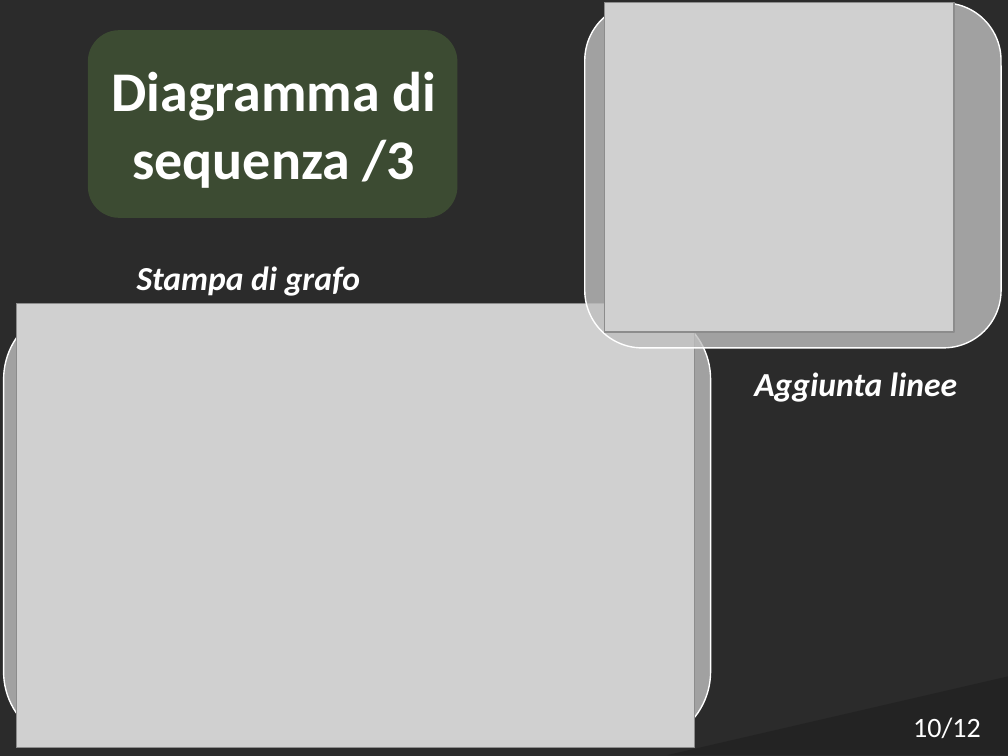
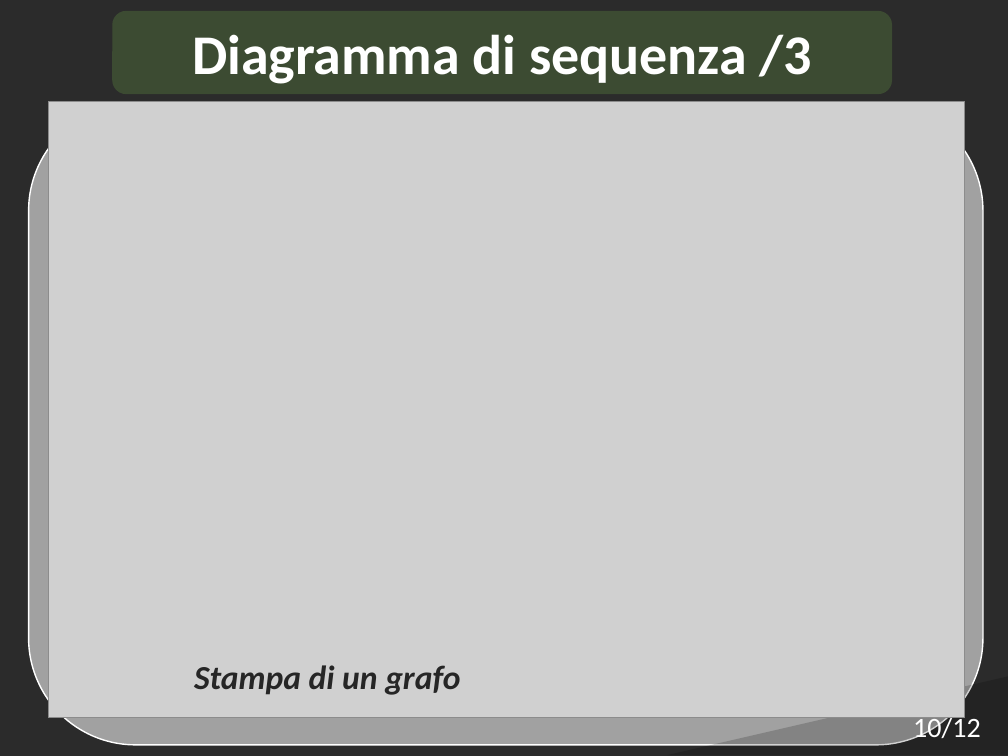
Before and after one commit to Italiaracerx/progettoSWE, a slide deck: slide 10 of Presentazioni/Presentazioni PB/Presentazione PB.pptx. Drawn at 1008x756 pixels with LibreOffice and Linux fonts; fonts in the diff are those of the drawing; grey boxes stand for pictures; background and template pictures are left out; a plain dark background stands for a picture behind light text. Boxes give left, top, right and bottom in pixels: in the first picture for what was removed or moved away, otherwise in the second. Text is boxed around its words. In the diff, an @@ line names an element or a change of style, - is before the commit and + after.

```diff
--- a/Presentazioni/Presentazioni PB/Presentazione PB.pptx
+++ b/Presentazioni/Presentazioni PB/Presentazione PB.pptx
@@ rounded rectangle added at bbox=[112, 11, 892, 95], fill #70AD47 at 25% opacity @@
@@ text "Diagramma di sequenza /3" rewrapped from bbox=[112, 71, 436, 188] to bbox=[192, 34, 812, 84] @@
@@ rounded rectangle removed at bbox=[585, 3, 1001, 348] @@
@@ picture removed at bbox=[604, 3, 954, 333] @@
@@ rounded rectangle removed at bbox=[88, 30, 458, 218] @@
@@ rounded rectangle: place and size @@
-rounded rectangle at bbox=[4, 306, 711, 745]
+rounded rectangle at bbox=[28, 104, 983, 745]
@@ picture: place and size @@
-picture at bbox=[16, 303, 695, 748]
+picture at bbox=[48, 101, 964, 718]
@@ text removed at bbox=[754, 372, 957, 402] @@
-Aggiunta linee
@@ text at bbox=[194, 665, 460, 695]: text changed; text colour #FFFFFF to #262626 @@
-Stampa di grafo
+Stampa di un grafo
```
Also in this commit, not shown: 1 other slide changed.
